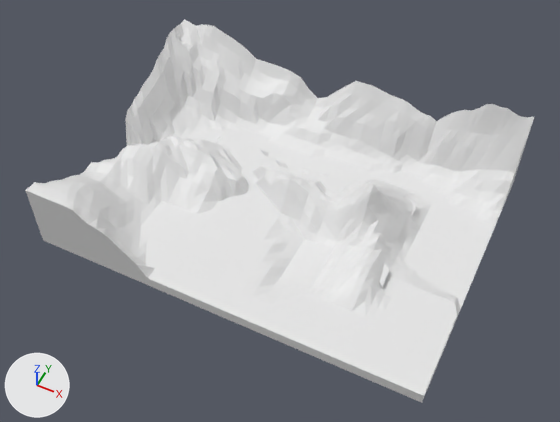
The Blender file Object Files/Scene_Building.blend: old version first, new version second.
Camera for both pictures: a 50 mm lens placed at (3.03, -7.42, 9.95), pointed at (-0.8, 0.25, 0.37). Arrows for +X, +Y and +Z are at lower left; the lights stay in place.

Objects in the first picture: 'Tunnel'.
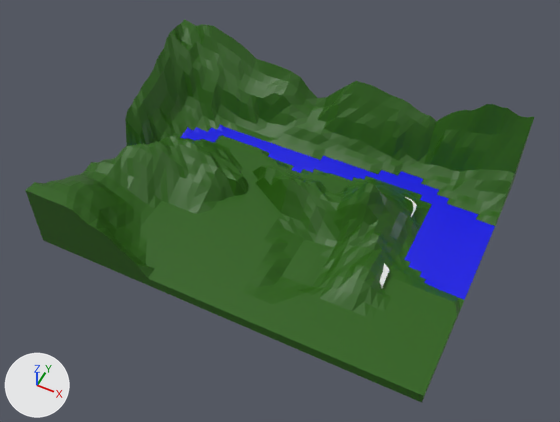
What changed in the scene script:
```text
Add mat_water:
    mat_water = principled_material('Water')
    mat_water.base_color = (0.000532, 0.00134, 0.8)  # blue #0204e7
Add mat_grass:
    mat_grass = principled_material('Grass')
    mat_grass.base_color = (0.0198, 0.115, 0.0)  # dark green #265f00
Add mat_tunnel:
    mat_tunnel = principled_material('Tunnel')
    mat_tunnel.base_color = (0.8, 0.8, 0.8)  # white #e7e7e7
Change me_cube_002:
    where me_cube_002.from_pydata(...)  # 3653 vertices, 3641 faces; spans x -4.23..2.45, y -1.75..3.04, z -0.09..1.52
    used by ob_tunnel; location = (0.0, 0.0, 0.0)
    me_cube_002 part 1: 3278 of the faces centred in x -4.23..2.45, y -1.75..3.04, z -0.08..1.33 switch from no material to mat_grass (dark green #265f00)
    me_cube_002 part 2: 259 of the faces centred in x -4.17..2.39, y 0.24..2.33, z -0.02..0.0 switch from no material to mat_water (blue #0204e7)
    add me_cube_002.materials.append(mat_tunnel)  # white #e7e7e7
```

Changed parts and their boxes [x1, y1, x2, y2] in the pictures (560 x 422 px):
part 1 of me_cube_002, recoloured (white to green): [25, 19, 534, 403] in both
part 2 of me_cube_002, recoloured (white to blue): [180, 124, 495, 300] in both
